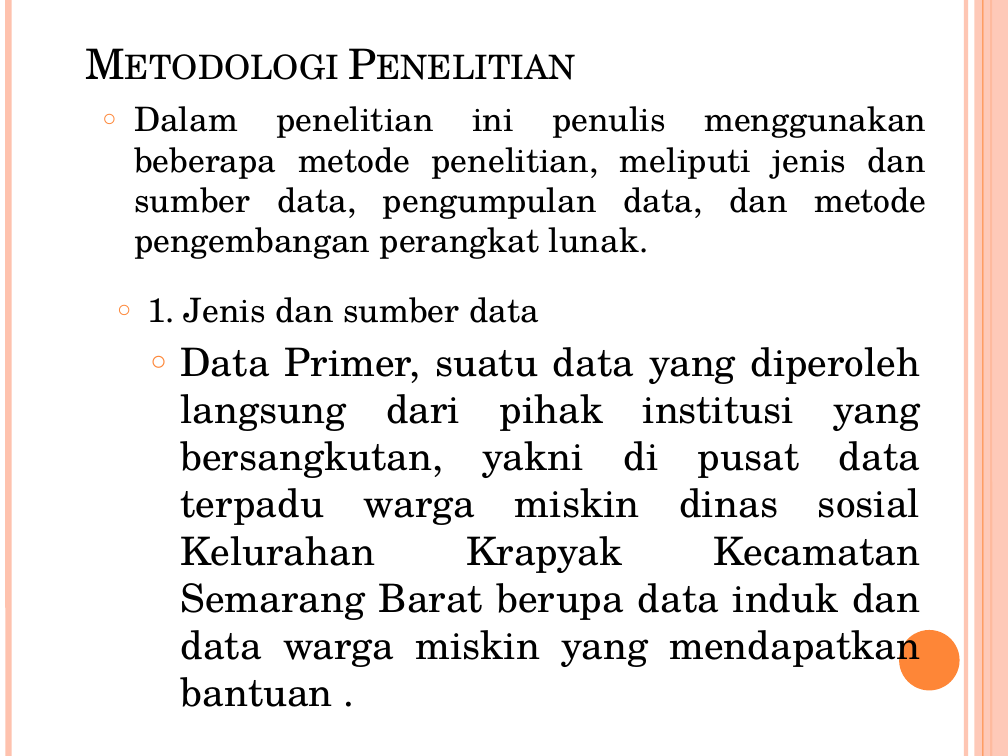
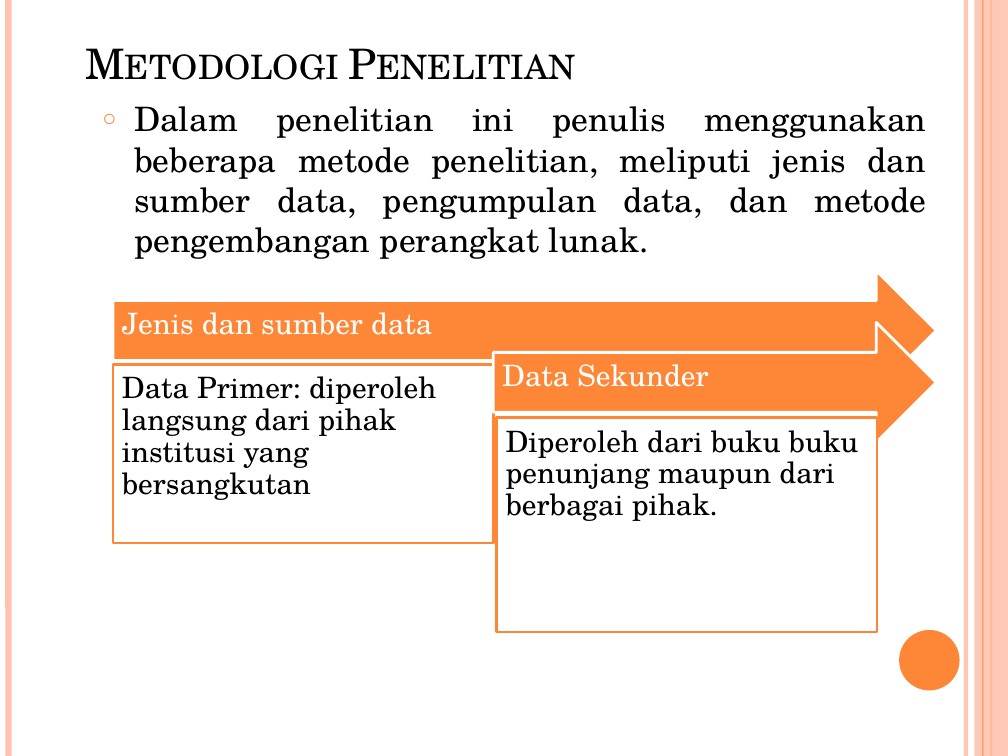
Before and after one commit to Shoichiinaba/Laporan-TA-Full, a slide deck: slide 8 of Presentation TA.pptx (slide 11 before the commit). Drawn at 1008x756 pixels with LibreOffice and Linux fonts; fonts in the diff are those of the drawing; background and template pictures are left out. Boxes give left, top, right and bottom in pixels: in the first picture for what was removed or moved away, otherwise in the second. Text is boxed around its words. In the diff, an @@ line names an element or a change of style, - is before the commit and + after.

```diff
--- a/Presentation TA.pptx
+++ b/Presentation TA.pptx
@@ text removed at (147,297,921,707) @@
-○ 1. Jenis dan sumber data
-○ Data Primer, suatu data yang diperoleh langsung dari pihak institusi yang bersangkutan, yakni di pusat data terpadu warga miskin dinas sosial Kelurahan Krapyak Kecamatan Semarang Barat berupa data induk dan data warga miskin yang mendapatkan bantuan .
@@ group added at (113,270,936,632): 4 texts, 2 right arrows, 2 rectangles @@
+Jenis dan sumber data
+Data Primer: diperoleh langsung dari pihak institusi yang bersangkutan
+Data Sekunder
+Diperoleh dari buku buku penunjang maupun dari berbagai pihak.
```
Also in this commit, not shown: 6 other slides changed, 3 slides added, 6 slides removed, 1 other file.
